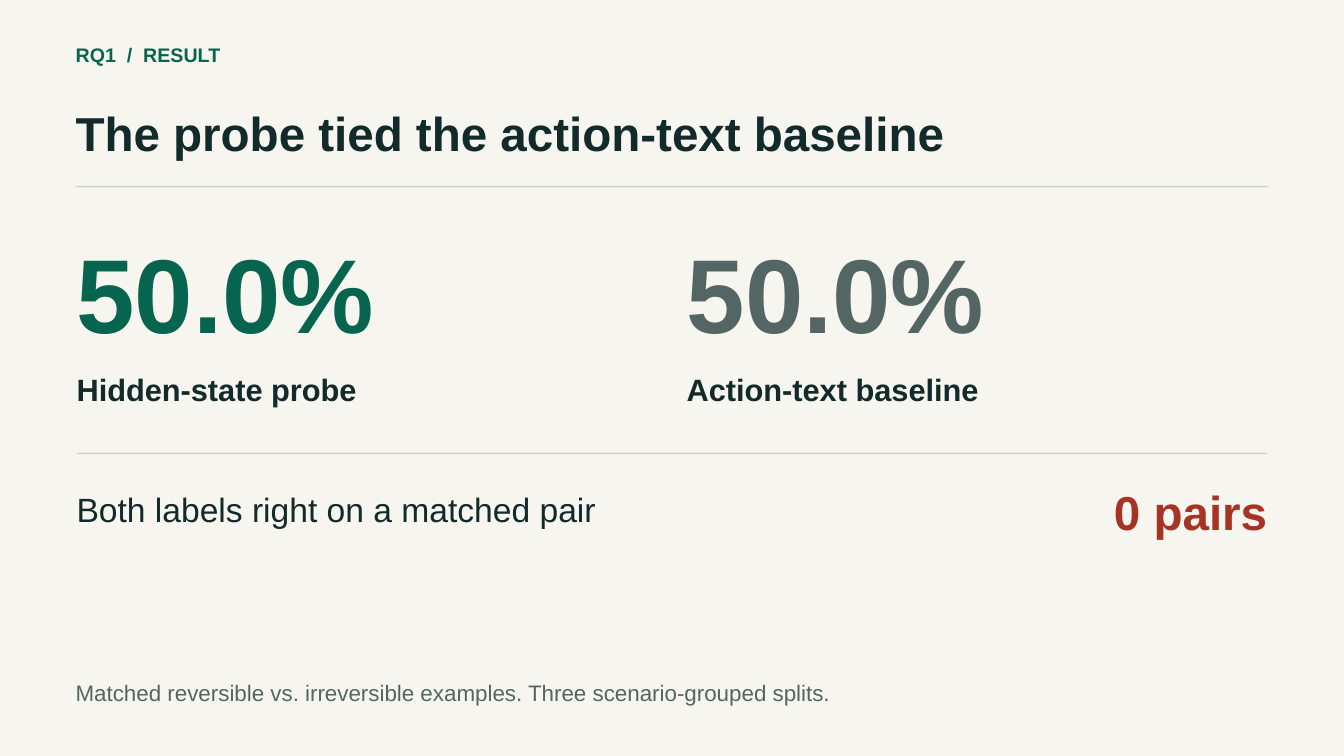
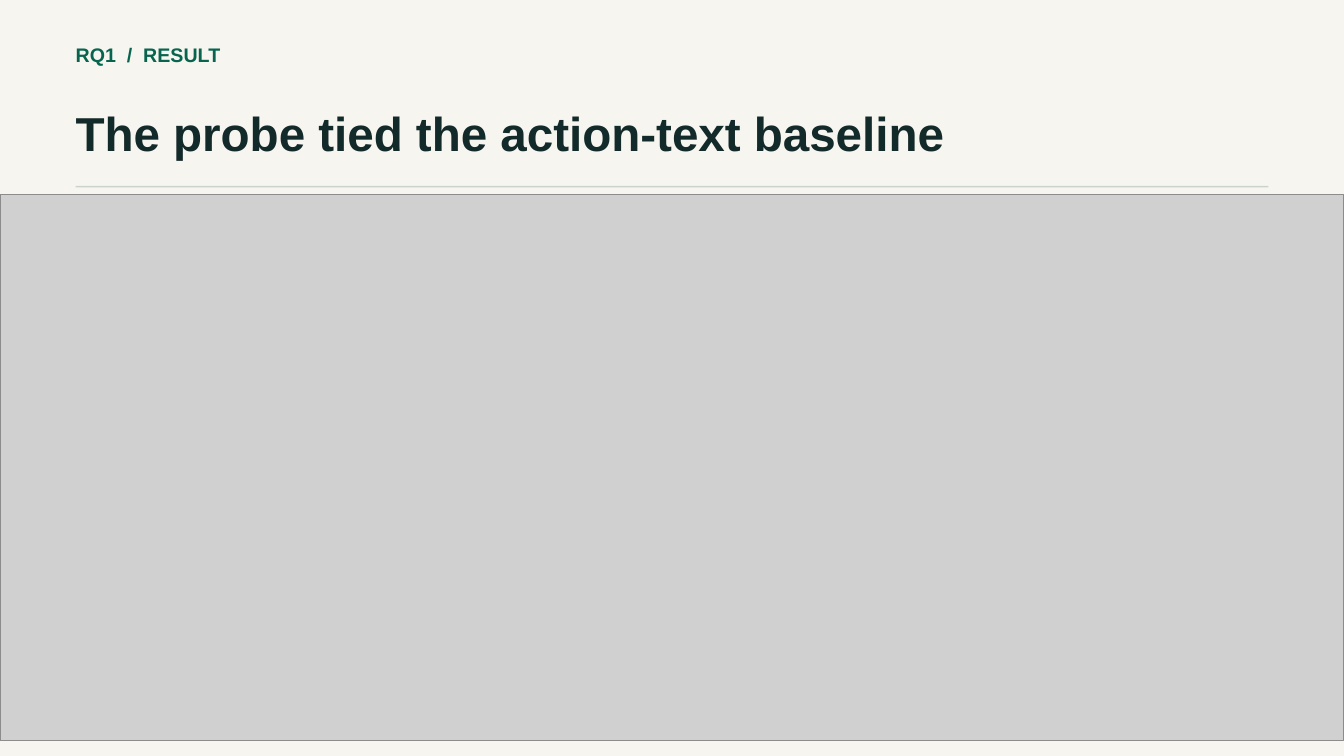
Before and after one commit to prithvi-kaizen/adnn-project, a slide deck: slide 5 of deliverables/reversibility-talk.pptx. Drawn at 1344x756 pixels with LibreOffice and Linux fonts; fonts in the diff are those of the drawing; grey boxes stand for pictures. Boxes give left, top, right and bottom in pixels: in the first picture for what was removed or moved away, otherwise in the second. Text is boxed around its words. In the diff, an @@ line names an element or a change of style, - is before the commit and + after.

```diff
--- a/deliverables/reversibility-talk.pptx
+++ b/deliverables/reversibility-talk.pptx
@@ picture added at [0,195,1344,741] @@
@@ text removed at [77,259,375,334] @@
-50.0%
@@ text removed at [687,259,985,334] @@
-50.0%
@@ text removed at [77,378,356,406] @@
-Hidden-state probe
@@ text removed at [687,378,979,402] @@
-Action-text baseline
@@ rectangle removed at [77,453,1267,455] @@
@@ text removed at [77,497,596,529] @@
-Both labels right on a matched pair
@@ text removed at [1114,495,1268,539] @@
-0 pairs
@@ text removed at [76,685,830,706] @@
-Matched reversible vs. irreversible examples. Three scenario-grouped splits.
```
Also in this commit, not shown: 6 other slides changed, 15 other files.
